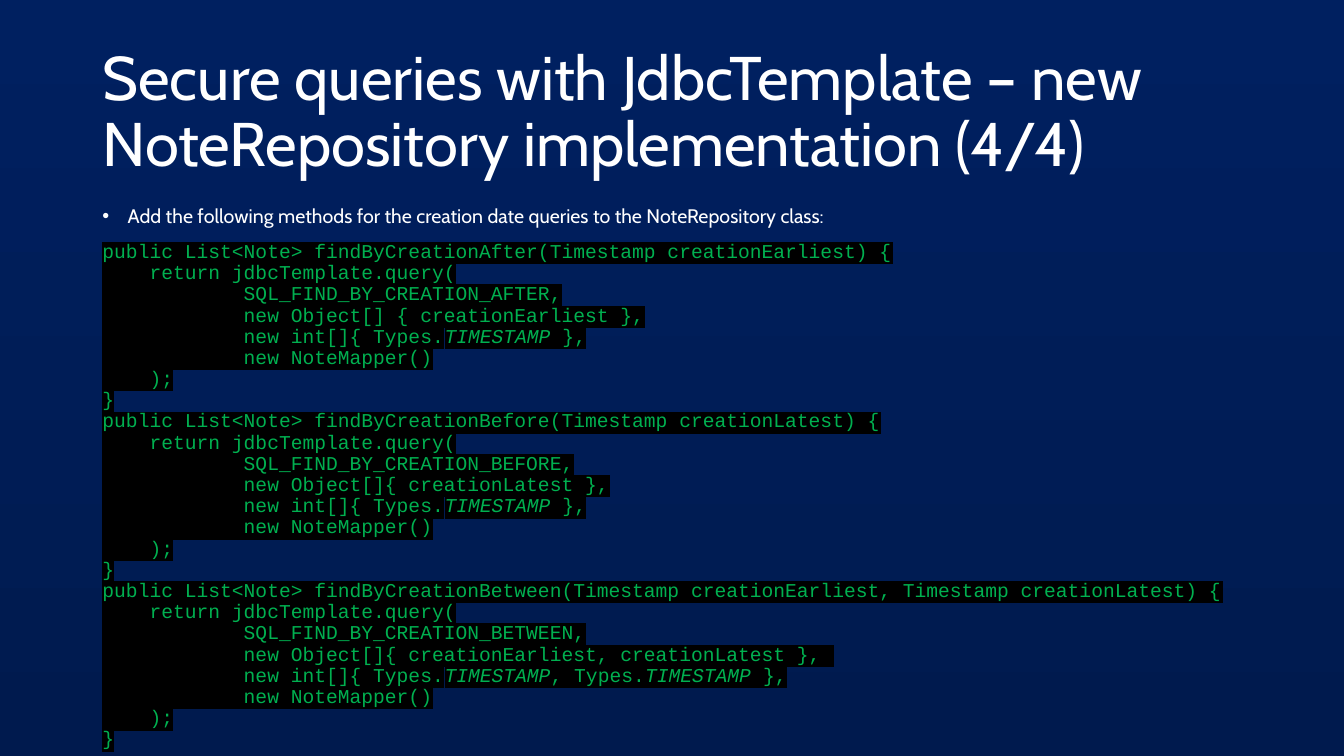
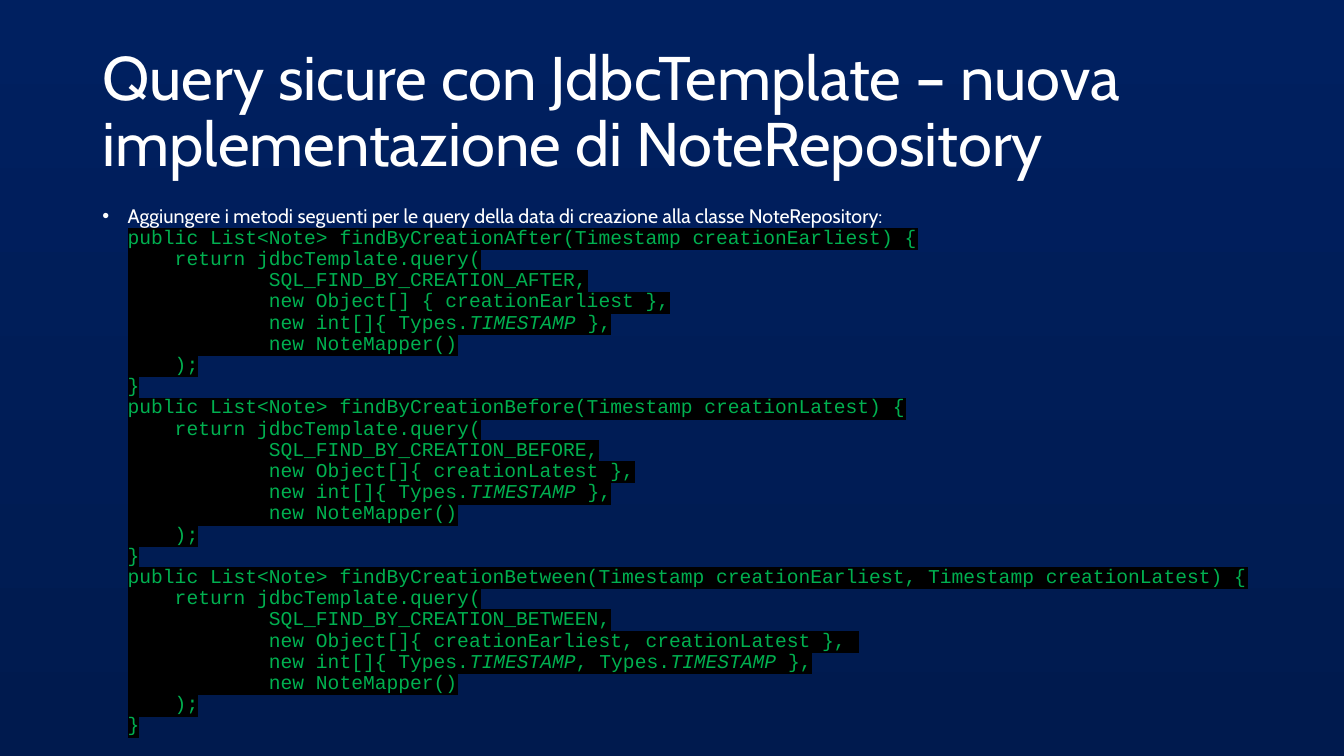
Before and after one commit to AlessandroS94/corso_21122022, a slide deck: slide 11 of Day 4/slide/Spring JDBC.pptx. Drawn at 1344x756 pixels with LibreOffice and Linux fonts; fonts in the diff are those of the drawing. Boxes give left, top, right and bottom in pixels: in the first picture for what was removed or moved away, otherwise in the second. Text is boxed around its words. In the diff, an @@ line names an element or a change of style, - is before the commit and + after.

```diff
--- a/Day 4/slide/Spring JDBC.pptx
+++ b/Day 4/slide/Spring JDBC.pptx
@@ title at bbox=[102, 53, 1120, 180]: text changed @@
-Secure queries with JdbcTemplate – new NoteRepository implementation (4/4)
+Query sicure con JdbcTemplate – nuova implementazione di NoteRepository
@@ text at bbox=[128, 208, 1223, 693]: text changed @@
-• Add the following methods for the creation date queries to the NoteRepository class:
-public List<Note> findByCreationAfter(Timestamp creationEarliest) {
-return jdbcTemplate.query(
-SQL_FIND_BY_CREATION_AFTER,
-new Object[] { creationEarliest },
-new int[]{ Types.TIMESTAMP },
-new NoteMapper()
-);
-}
-public List<Note> findByCreationBefore(Timestamp creationLatest) {
-return jdbcTemplate.query(
-SQL_FIND_BY_CREATION_BEFORE,
-new Object[]{ creationLatest },
-new int[]{ Types.TIMESTAMP },
-new NoteMapper()
-);
-}
-public List<Note> findByCreationBetween(Timestamp creationEarliest, Timestamp creationLatest) {
-return jdbcTemplate.query(
-SQL_FIND_BY_CREATION_BETWEEN,
-new Object[]{ creationEarliest, creationLatest },
-new int[]{ Types.TIMESTAMP, Types.TIMESTAMP },
-new NoteMapper()
-);
-}
+• Aggiungere i metodi seguenti per le query della data di creazione alla classe NoteRepository:
+  public List<Note> findByCreationAfter(Timestamp creationEarliest) {
+  return jdbcTemplate.query(
+  SQL_FIND_BY_CREATION_AFTER,
+  new Object[] { creationEarliest },
+  new int[]{ Types.TIMESTAMP },
+  new NoteMapper()
+  );
+  }
+  public List<Note> findByCreationBefore(Timestamp creationLatest) {
+  return jdbcTemplate.query(
+  SQL_FIND_BY_CREATION_BEFORE,
+  new Object[]{ creationLatest },
+  new int[]{ Types.TIMESTAMP },
+  new NoteMapper()
+  );
+  }
+  public List<Note> findByCreationBetween(Timestamp creationEarliest, Timestamp creationLatest) {
+  return jdbcTemplate.query(
+  SQL_FIND_BY_CREATION_BETWEEN,
+  new Object[]{ creationEarliest, creationLatest },
+  new int[]{ Types.TIMESTAMP, Types.TIMESTAMP },
+  new NoteMapper()
+  );
+  }
```
Also in this commit, not shown: 24 other slides changed, 7 other files.
